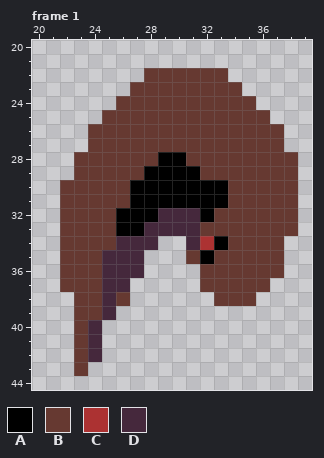
A pixel-art file gets an edit: ZEROSECTOR/Assets/LSW/99. Assets/vagabond/assets/aseprite-files/vagabond-jump-flip.aseprite. Above, as it was before the edit.
64x64 pixels, 3 frames. Shown: frame 1: x 20..39, y 20..44.
Palette (. is transparent): A #000000  B #663931  C #ac3232  D #45283c
Pixels before, frame 1, first column x 22:
22 ......BBBBBB.....
23 .....BBBBBBBB....
24 ....BBBBBBBBBB...
25 ...BBBBBBBBBBBB..
26 ..BBBBBBBBBBBBBB.
27 ..BBBBBBBBBBBBBB.
28 .BBBBBBAABBBBBBBB
29 .BBBBBAAAABBBBBBB
30 BBBBBAAAAAAABBBBB
31 BBBBBAAAAAAABBBBB
32 BBBBAAADDDABBBBBB
33 BBBBAADDDDBBBBBBB
34 BBBBDDD..DCABBBB.
35 BBBDDD...BABBBBB.
36 BBBDDD....BBBBBB.
37 BBBDD.....BBBBB..
38 .BBDB......BBB...
39 .BBD.............
40 .BD..............
41 .BD..............
42 .BD..............
43 .B...............
Now the later version:
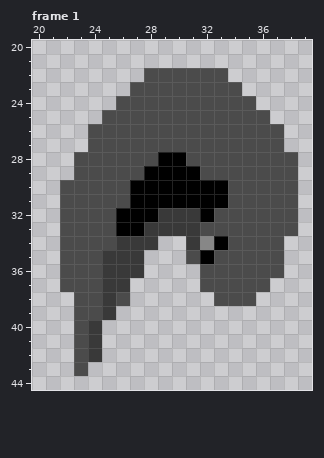
The edit:
Colour B changes from #663931 to #4b4b4b.
Colour C changes from #ac3232 to #878787.
Colour D changes from #45283c to #393939.
